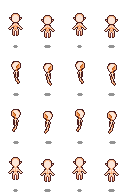
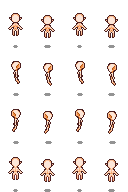
Comparing the layer stacks of the two 128 x 192 images. Changes:
painted on "E3" over 45, 121, 111, 125
